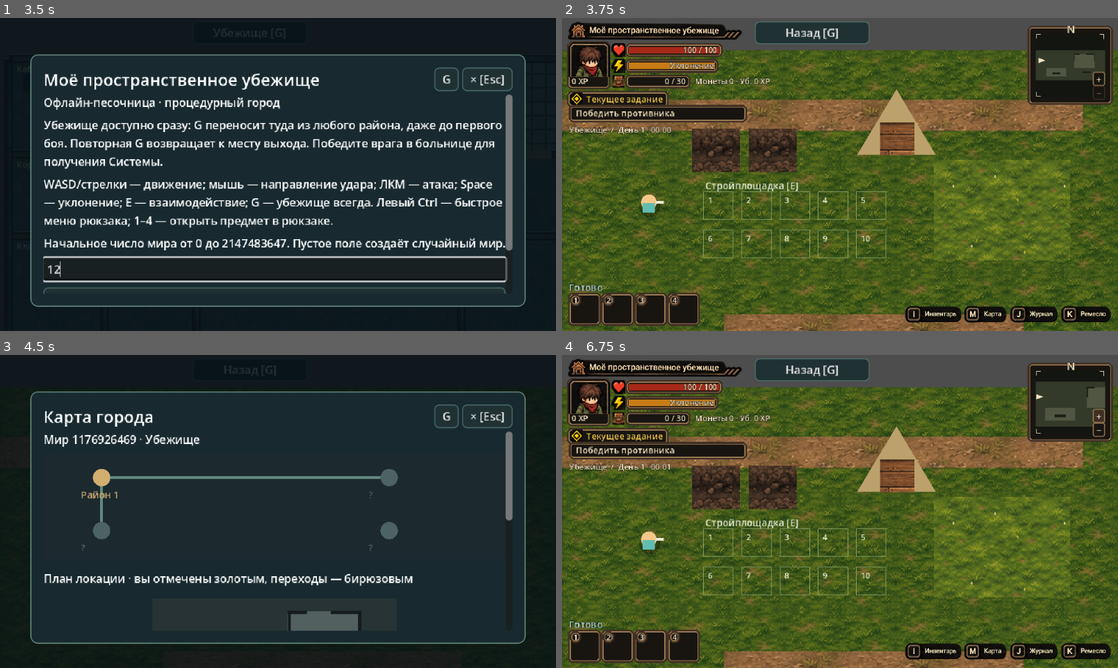
Above: before the commit, frames 1-4 (two rows, left to right).
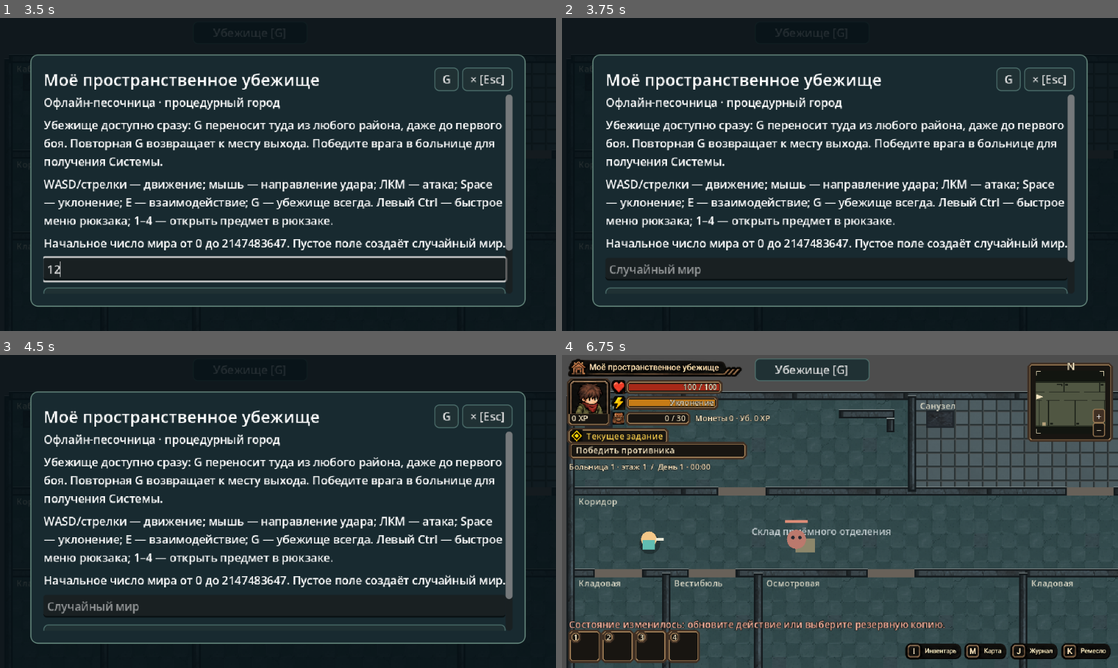
Above: after the commit, the same moments.

Repository: AndreyCokol/My_shelter
Game: Godot game, scene res://game/scenes/main/playable.tscn
The game is run twice, just before and just after one commit, with the same random seed, the same clock (stepped at 60 frames per second) and the same inputs.
Inputs (mouse positions are in pixels of both pictures, inside the frame that each line leads up to):
- Up to frame 1 (3.5 s): click (272, 268) at 0.52 s; type "12" at 0.6 s; click "Начать игру" at 1.25 s; click "Начать игру" at 2 s; click "Убежище [G]" at 2.75 s
- Up to frame 2 (3.75 s): click "G" at 3.5 s
- Up to frame 3 (4.5 s): click (505, 401) at 4.27 s
- Up to frame 4 (6.75 s): click "Назад [G]" (after the commit: "Убежище [G]") at 5 s; click "× [Esc]" at 5.75 s; click "+" at 6.5 s

Frame 1 is identical in both runs. In frame 2, 95% of the frame differs, in the area x 0-100%, y 0-100%; in frame 3, 12%; in frame 4, 78%.
Error after the commit: Parse Error: Cannot find member "FOOD" in base "res://game/systems/shelter/resident_work.gd". (res://game/systems/gameplay/gameplay_commands.gd:435)

Commit message:
fix(work): remove hardcoded potato ration from resident shift contract

Diff:
--- a/game/systems/shelter/resident_work.gd
+++ b/game/systems/shelter/resident_work.gd
@@ -3,7 +3,10 @@
 const DURATION := 120
 const RESTED_DURATION := 90
 const Construction = preload("res://game/systems/shelter/construction.gd")
-const FOOD := "crop.potato"
+# One unit per shift, selected from trusted GameRules.food.accepted_food_type_ids.
+# Never use residents' reserved allocations, even when the same item stack
+# includes both reserved and unreserved portions.
+const FOOD_UNITS_PER_SHIFT := 1
 const JOBS := {
 	"sort": {"label": "Разобрать утиль", "output": "material.salvage", "quantity": 3},
 	"seed": {"label": "Подготовить семена", "output": "seed.basic", "quantity": 2},
